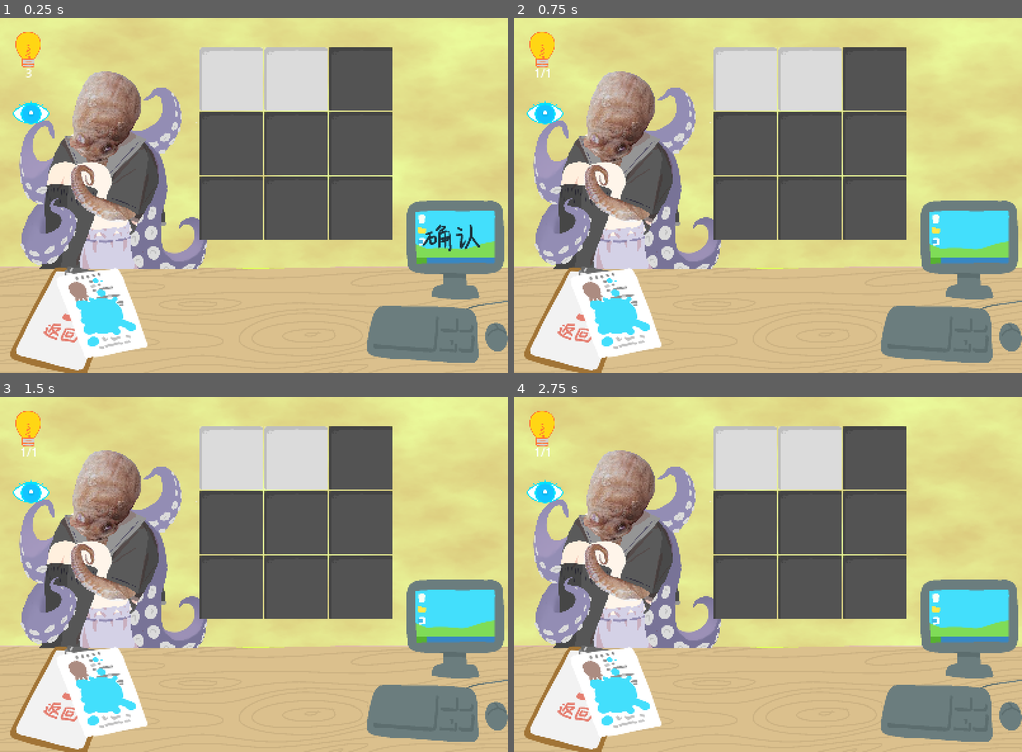
Above: before the commit, frames 1-4 (two rows, left to right).
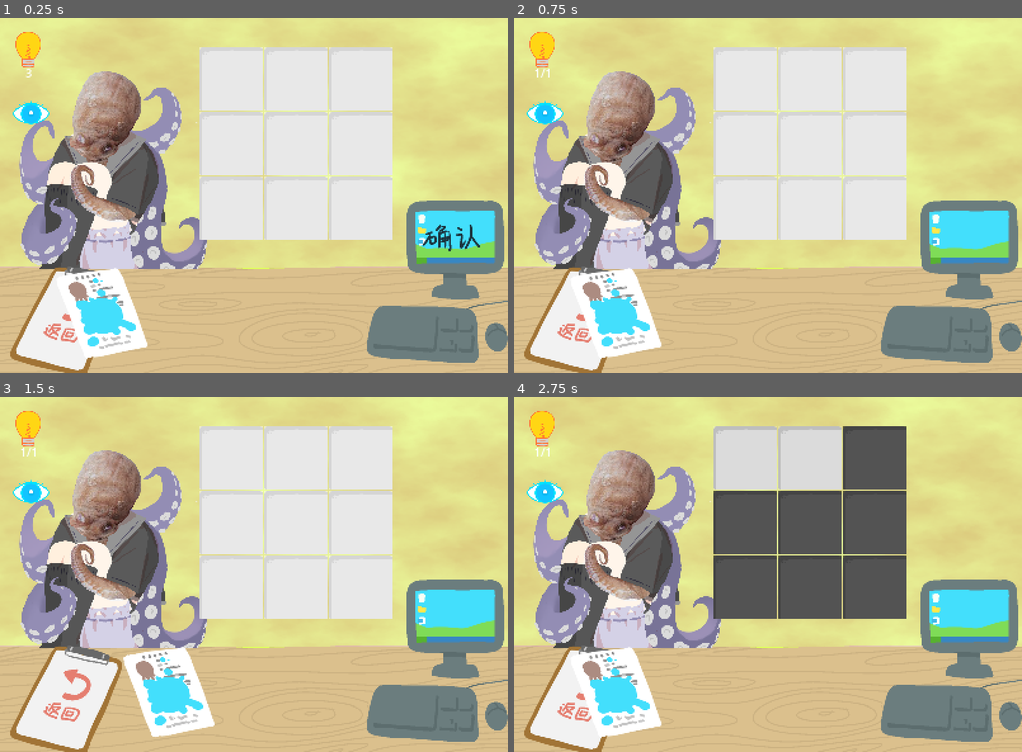
Above: after the commit, the same moments.

Repository: nOstalgia-April/CardGameDemo
Game: Godot game, scene res://tscns/level_select.tscn
The game is run twice, just before and just after one commit, with the same random seed, the same clock (stepped at 60 frames per second) and the same inputs. This scene is started directly instead of the project's main scene. The engine's default icon, where the game draws it, is replaced by a stand-in: a white triangle on a blue panel in a dark square.
Inputs (mouse positions are in pixels of both pictures, inside the frame that each line leads up to):
- Up to frame 1 (0.25 s): no input
- Up to frame 2 (0.75 s): click (966, 238) at 0.5 s
- Up to frame 3 (1.5 s): click (81, 712) at 1.25 s
- Up to frame 4 (2.75 s): tap Enter at 2 s; move the mouse to (879, 556) at 2.02 s; click (879, 556) at 2.17 s

The runs differ from the first frame. In frame 1, 16% of the frame differs, in the area x 39-78%, y 8-63%; in frame 2, 16%; in frame 3, 21%, in the area x 12-78%, y 8-96%; in frame 4, nothing differs.

Commit message:
返回按钮的移动逻辑实现

Diff:
--- a/scripts/level_select.gd
+++ b/scripts/level_select.gd
@@ -3,13 +3,50 @@
 # 引用 Board 节点
 @onready var board: Control = $Root/Board
 
+# 引用 FancyBackButton 和 CoverImage
+@onready var fancy_back_button: TextureButton = $CanvasLayer/BackAnchor/FancyBackButton
+@onready var cover_image: TextureRect = $CanvasLayer/BackAnchor/FancyBackButton/CoverImage
+
 # 最大解锁关卡数
 var max_unlocked_level: int = 2  # 暂时手动设为2，方便测试
 
+# CoverImage 的初始坐标
+var cover_origin: Vector2
+
 # Called when the node enters the scene tree for the first time.
 func _ready() -> void:
+	# 记录 CoverImage 的初始坐标
+	cover_origin = cover_image.position
+
+	# 设置按钮可以拦截鼠标事件
+	fancy_back_button.mouse_filter = Control.MOUSE_FILTER_STOP
+
+	# 连接按钮的鼠标事件
+	fancy_back_button.mouse_entered.connect(_on_fancy_back_button_mouse_entered)
+	fancy_back_button.mouse_exited.connect(_on_fancy_back_button_mouse_exited)
+
 	# 监听 Cell 点击事件
 	BattleEventBus.cell_pressed.connect(_on_cell_pressed)
+
+# 鼠标进入按钮区域
+func _on_fancy_back_button_mouse_entered() -> void:
+	print("鼠标进入了！")
+
+	# 使用 Tween 动画移动 CoverImage
+	var tween = create_tween()
+	tween.set_ease(Tween.EASE_OUT)
+	tween.set_trans(Tween.TRANS_BACK)
+	tween.tween_property(cover_image, "position", cover_origin + Vector2(200, 0), 0.3)
+
+# 鼠标离开按钮区域
+func _on_fancy_back_button_mouse_exited() -> void:
+	print("鼠标离开了！")
+
+	# 使用 Tween 动画恢复 CoverImage 位置
+	var tween = create_tween()
+	tween.set_ease(Tween.EASE_OUT)
+	tween.set_trans(Tween.TRANS_BACK)
+	tween.tween_property(cover_image, "position", cover_origin, 0.3)
 
 	# 获取 Board 下的所有 Cell 节点
 	var cells: Array = board.find_children("", "Cell", true, false)
--- a/tscns/level_select.tscn
+++ b/tscns/level_select.tscn
@@ -31,4 +31,5 @@
 offset_top = -56.0
 offset_right = 501.0
 offset_bottom = 457.0
+mouse_filter = 2
 texture = ExtResource("4_h8c4j")
